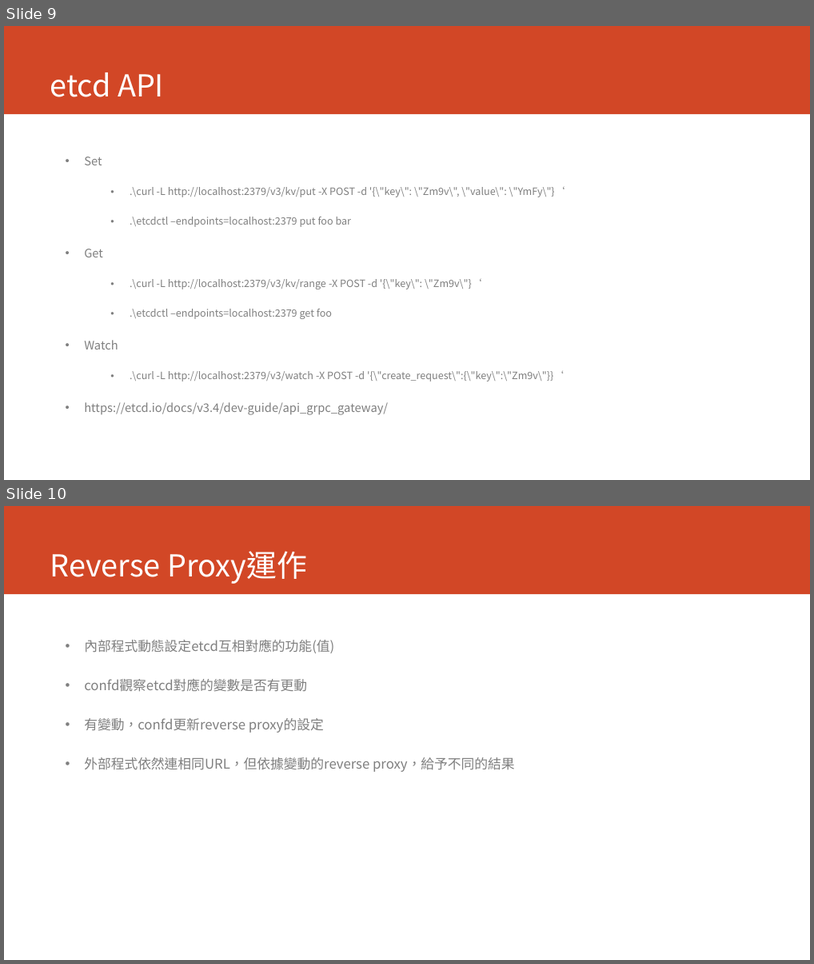
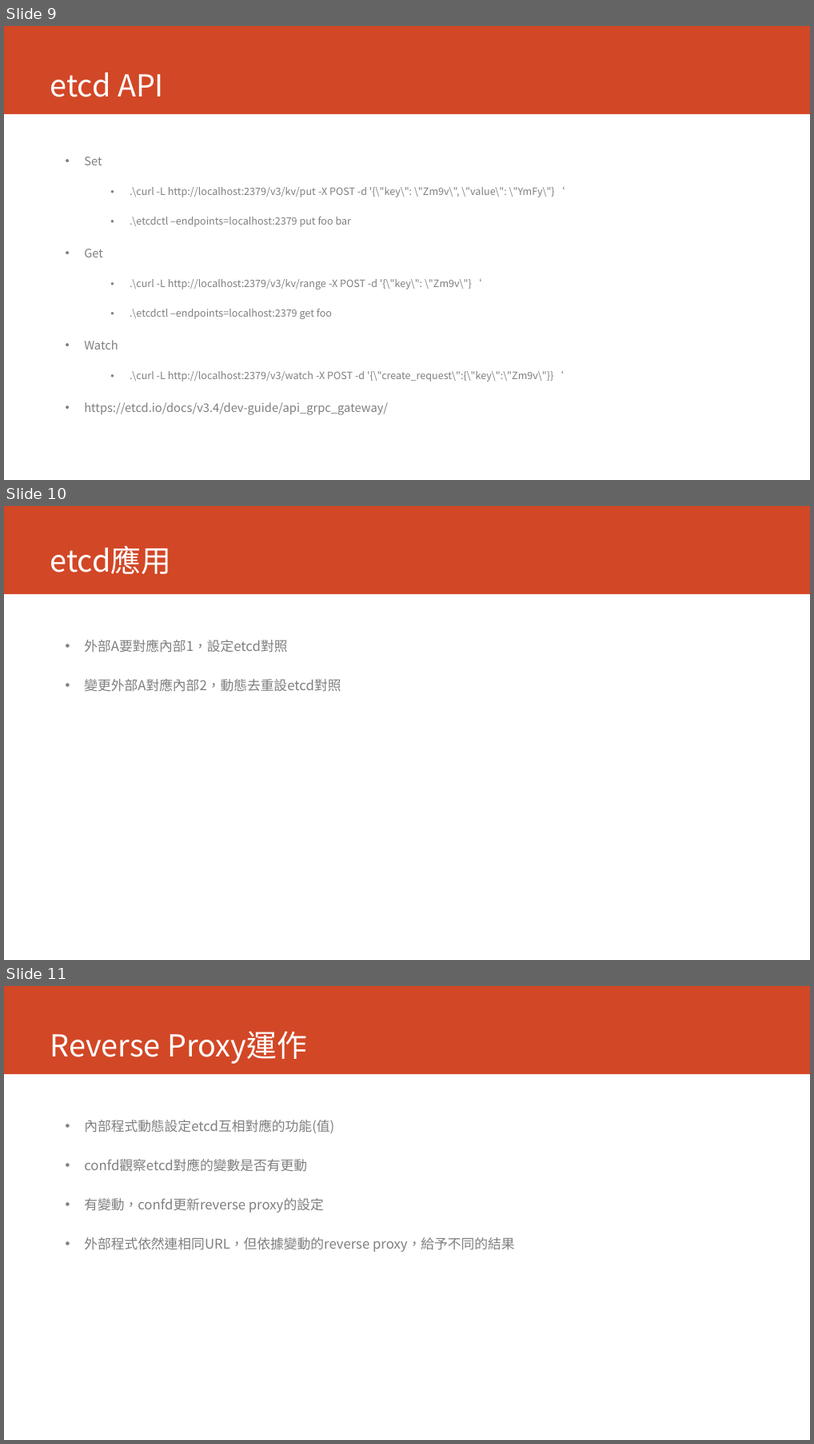
Before and after one commit to dinoliang/TemplateInfo, a slide deck: Reverse Proxy.ppt. Shown one above the other, each under a label of ours: slides 9 and 10 before the commit, slides 9, 10 and 11 after it. The pictures are 814x964 and 814x1444 pixels, drawn with LibreOffice and Linux fonts; fonts in the diff are those of the drawing. Boxes give left, top, right and bottom in pixels: in the first picture for what was removed or moved away, otherwise in the second. Text is boxed around its words. In the diff, an @@ line names an element or a change of style, - is before the commit and + after.

```diff
--- a/Reverse Proxy.ppt
+++ b/Reverse Proxy.ppt
@@ slide 10 added at [4,506,810,960], background #FFFFFF; not listed: 1 template element that a slide beside it also shows @@
@@ title added at [50,545,172,574], 36 pt, text #FFFFFF @@
+etcd應用
@@ text added at [84,640,341,692], 16 pt, text #7F7F7F @@
+• 外部A要對應內部1，設定etcd對照
+• 變更外部A對應內部2，動態去重設etcd對照
@@ what was slide 10 is now slide 11 @@
```
Also in this commit, not shown: 2 slides changed.
